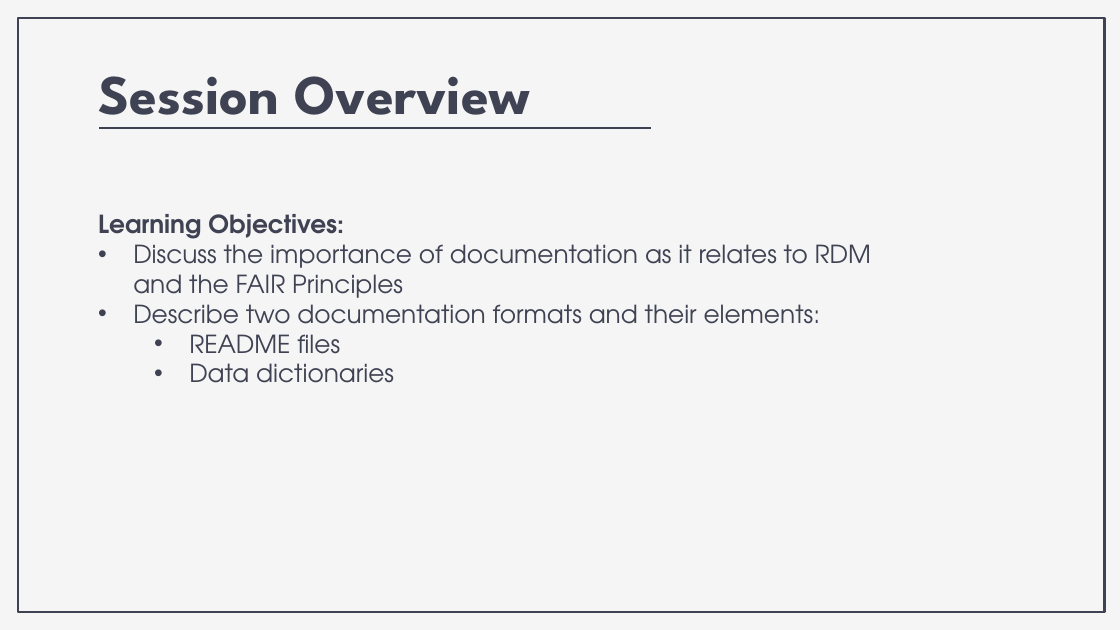
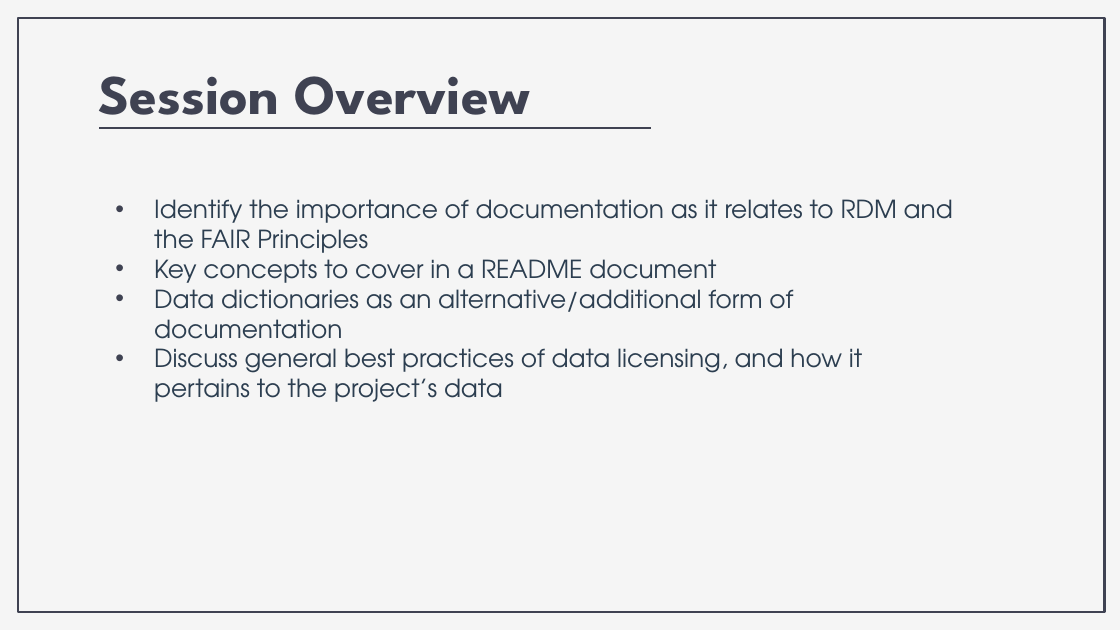
Before and after one commit to nickrochlin/rdm-jumpstart2, a slide deck: slide 2 of docs/files/Block2-3_Documentation.pptx. Drawn at 1120x630 pixels with LibreOffice and Linux fonts; fonts in the diff are those of the drawing. Boxes give left, top, right and bottom in pixels: in the first picture for what was removed or moved away, otherwise in the second. Text is boxed around its words. In the diff, an @@ line names an element or a change of style, - is before the commit and + after.

```diff
--- a/docs/files/Block2-3_Documentation.pptx
+++ b/docs/files/Block2-3_Documentation.pptx
@@ subtitle at bbox=[154, 199, 953, 402]: text changed; text colour #3F4252 to #2C3E50 @@
-Learning Objectives:
-• Discuss the importance of documentation as it relates to RDM and the FAIR Principles
-• Describe two documentation formats and their elements:
-  • README files
-  • Data dictionaries
+• Identify the importance of documentation as it relates to RDM and the FAIR Principles
+• Key concepts to cover in a README document
+• Data dictionaries as an alternative/additional form of documentation
+• Discuss general best practices of data licensing, and how it pertains to the project’s data
```
Also in this commit, not shown: 1 slide removed, 59 other files.
